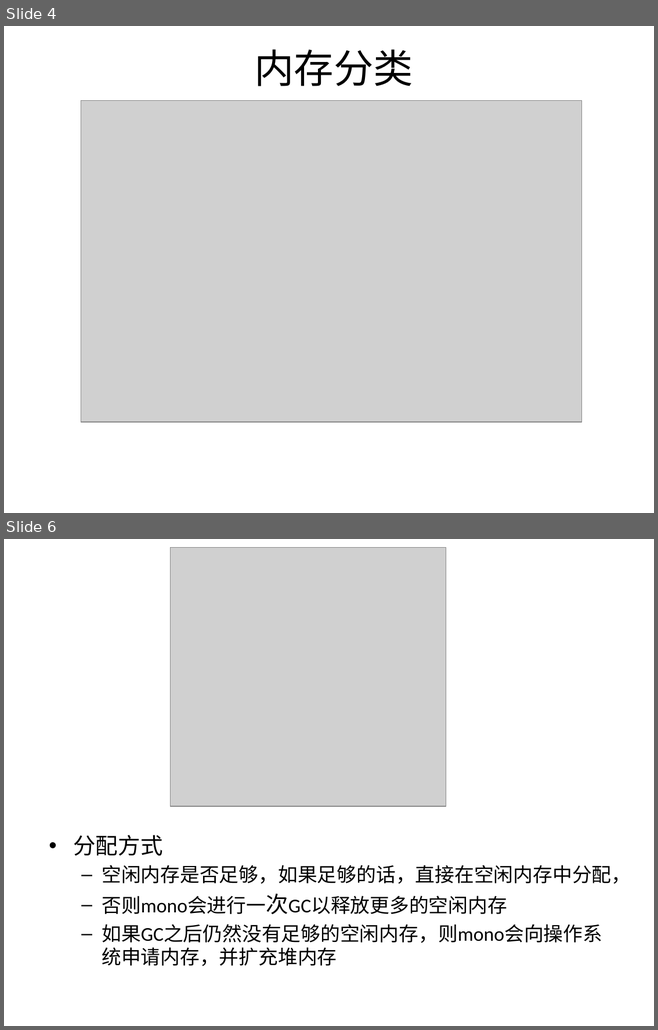
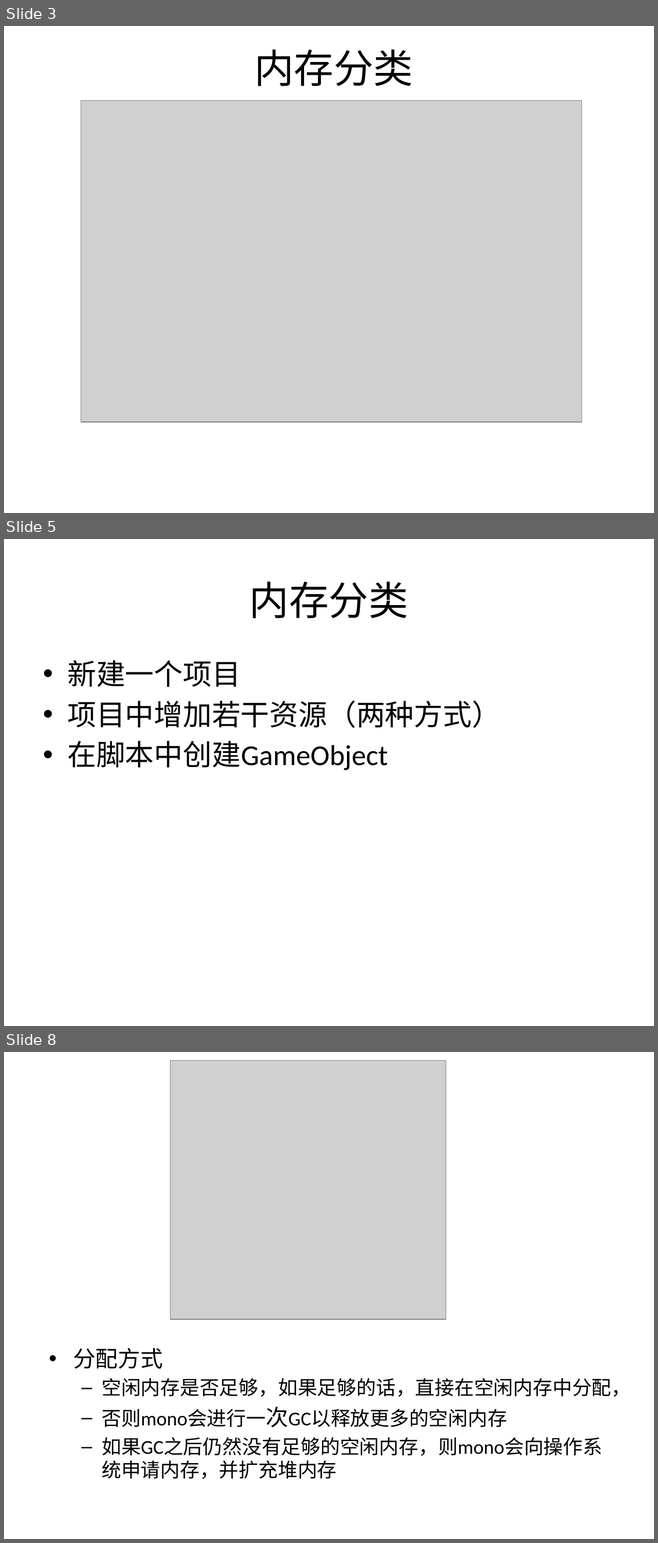
Before and after one commit to hzwangchaochen/hello-world, a slide deck: 分享/ppt/内存管理/PPT/内存管理.pptx. Shown one above the other, each under a label of ours: slides 4 and 6 before the commit, slides 3, 5 and 8 after it; the slides between them are not shown. The pictures are 658x1030 and 658x1543 pixels, drawn with LibreOffice and Linux fonts; fonts in the diff are those of the drawing; grey boxes stand for pictures. Boxes give left, top, right and bottom in pixels: in the first picture for what was removed or moved away, otherwise in the second. Text is boxed around its words. In the diff, an @@ line names an element or a change of style, - is before the commit and + after.

```diff
--- a/分享/ppt/内存管理/PPT/内存管理.pptx
+++ b/分享/ppt/内存管理/PPT/内存管理.pptx
@@ slide 5 added at (x1=4, y1=539, x2=654, y2=1026), background #FFFFFF @@
@@ title added at (x1=249, y1=581, x2=408, y2=618), 44 pt, text #000000 @@
+内存分类
@@ text added at (x1=67, y1=660, x2=500, y2=770), 32 pt, text #000000 @@
+• 新建一个项目
+• 项目中增加若干资源（两种方式）
+• 在脚本中创建GameObject
@@ what was slide 4 is now slide 3 @@
@@ what was slide 6 is now slide 8 @@
```
Also in this commit, not shown: 4 slides changed, 1 other slide added, 1 slide removed.
